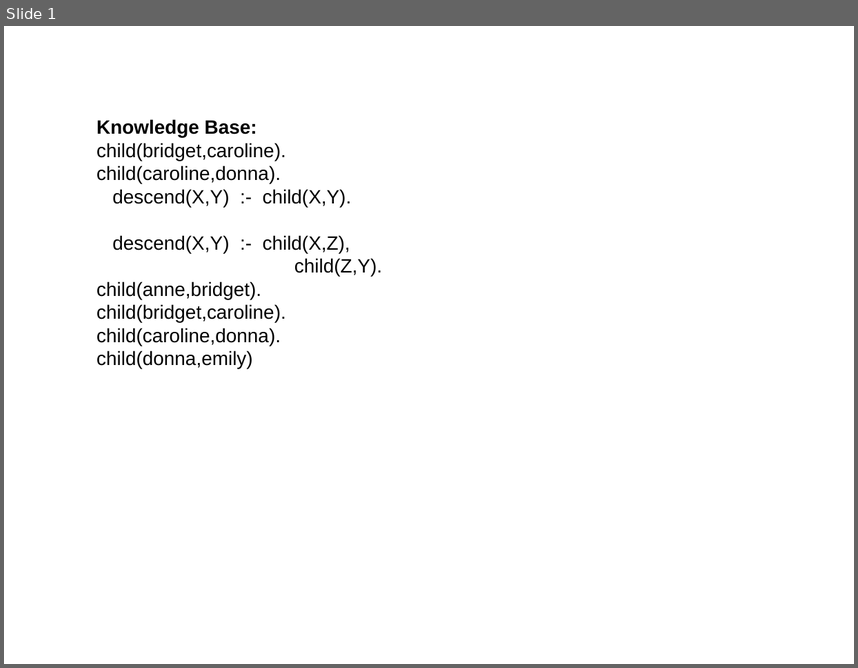
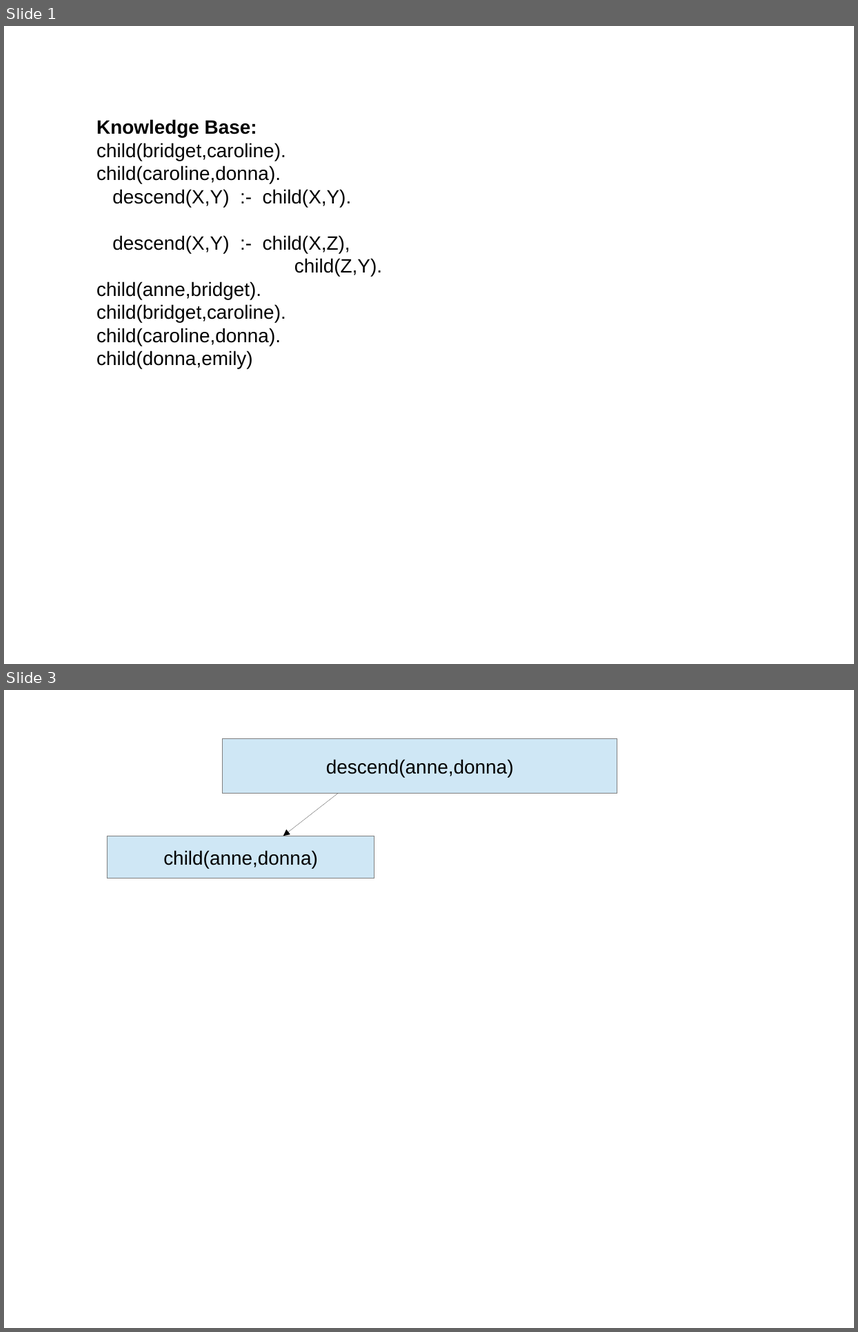
Before and after one commit to vamsi2018/prologCodes, a slide deck: recursionPrologPresentation.odp. Shown one above the other, each under a label of ours: slide 1 before the commit, slides 1 and 3 after it; the slides between them are not shown. The pictures are 858x668 and 858x1332 pixels, drawn with LibreOffice and Linux fonts; fonts in the diff are those of the drawing. Boxes give left, top, right and bottom in pixels: in the first picture for what was removed or moved away, otherwise in the second. Text is boxed around its words. In the diff, an @@ line names an element or a change of style, - is before the commit and + after.

```diff
--- a/recursionPrologPresentation.odp
+++ b/recursionPrologPresentation.odp
@@ slide 3 added at (4,690,854,1328), background #FFFFFF @@
@@ rectangle added at (222,738,617,793), fill #CFE7F5, outline #808080 0 pt, 18 pt, text #000000 @@
+descend(anne,donna)
@@ arrow added from (338, 793) to (283, 836), #000000 0 pt @@
@@ rectangle added at (107,836,375,878), fill #CFE7F5, outline #808080 0 pt, 18 pt, text #000000 @@
+child(anne,donna)
```
Also in this commit, not shown: 11 other slides added.
